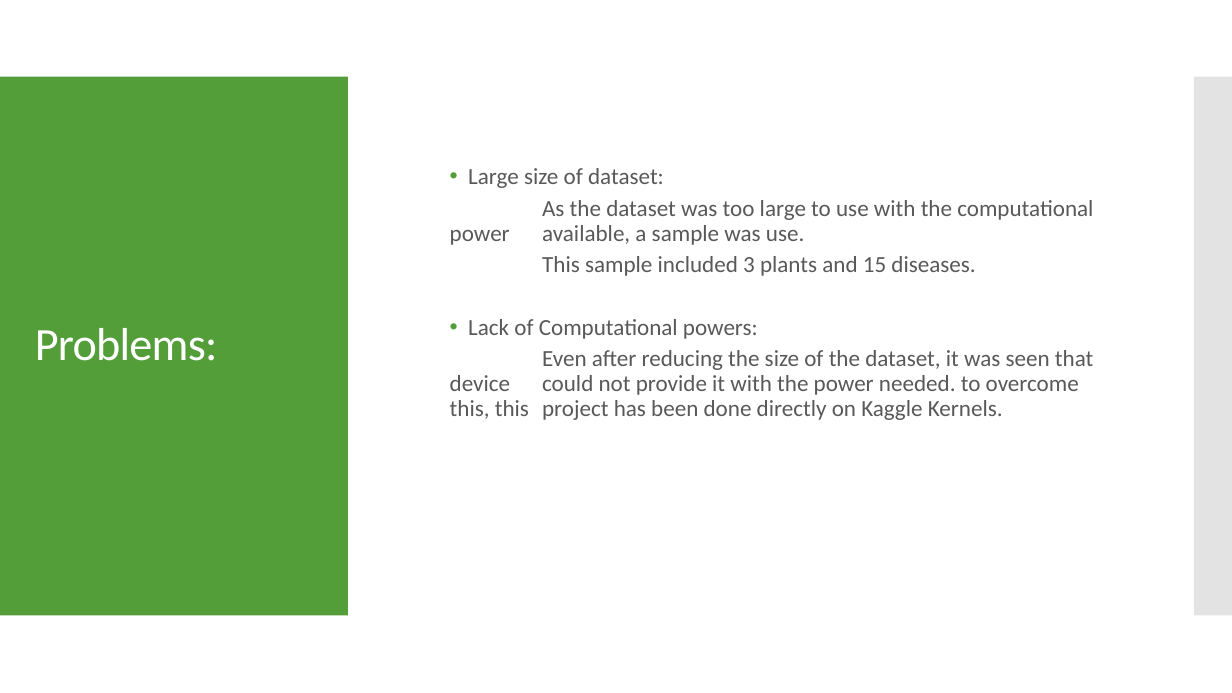
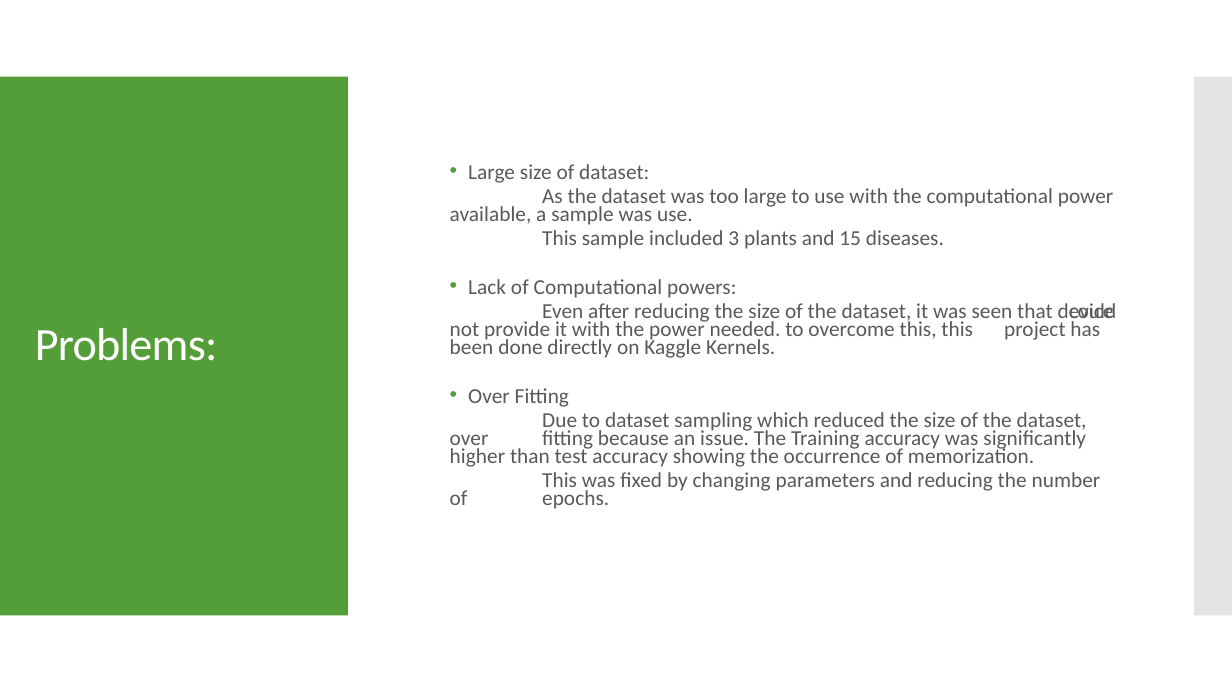
Before and after one commit to SazidAlam/Plant-Disease-Detection, a slide deck: slide 4 of FarzeenNazPromi1620225042/MidPoint_ProgressAndPlans.pptx. Drawn at 1232x693 pixels with LibreOffice and Linux fonts; fonts in the diff are those of the drawing. Boxes give left, top, right and bottom in pixels: in the first picture for what was removed or moved away, otherwise in the second. Text is boxed around its words. In the diff, an @@ line names an element or a change of style, - is before the commit and + after.

Commit message:
over-fitting fix

```diff
--- a/FarzeenNazPromi1620225042/MidPoint_ProgressAndPlans.pptx
+++ b/FarzeenNazPromi1620225042/MidPoint_ProgressAndPlans.pptx
@@ text at box(450, 164, 1116, 358): size 18 to 16.6 pt in "Large size of dataset:", "As the dataset was too large to ...", "This sample included 3 plants and 15 ...", "Lack of Computational powers:" and 1 more places; line spacing 0.9 to 0.7 @@
@@ text at box(450, 388, 1101, 509): paragraphs added @@
+  • Over Fitting
+  Due to dataset sampling which reduced the size of the dataset, over fitting because an issue. The Training accuracy was significantly higher than test accuracy showing the occurrence of memorization.
+  This was fixed by changing parameters and reducing the number of epochs.
```
Also in this commit, not shown: 2 other slides changed, 1 other file.
